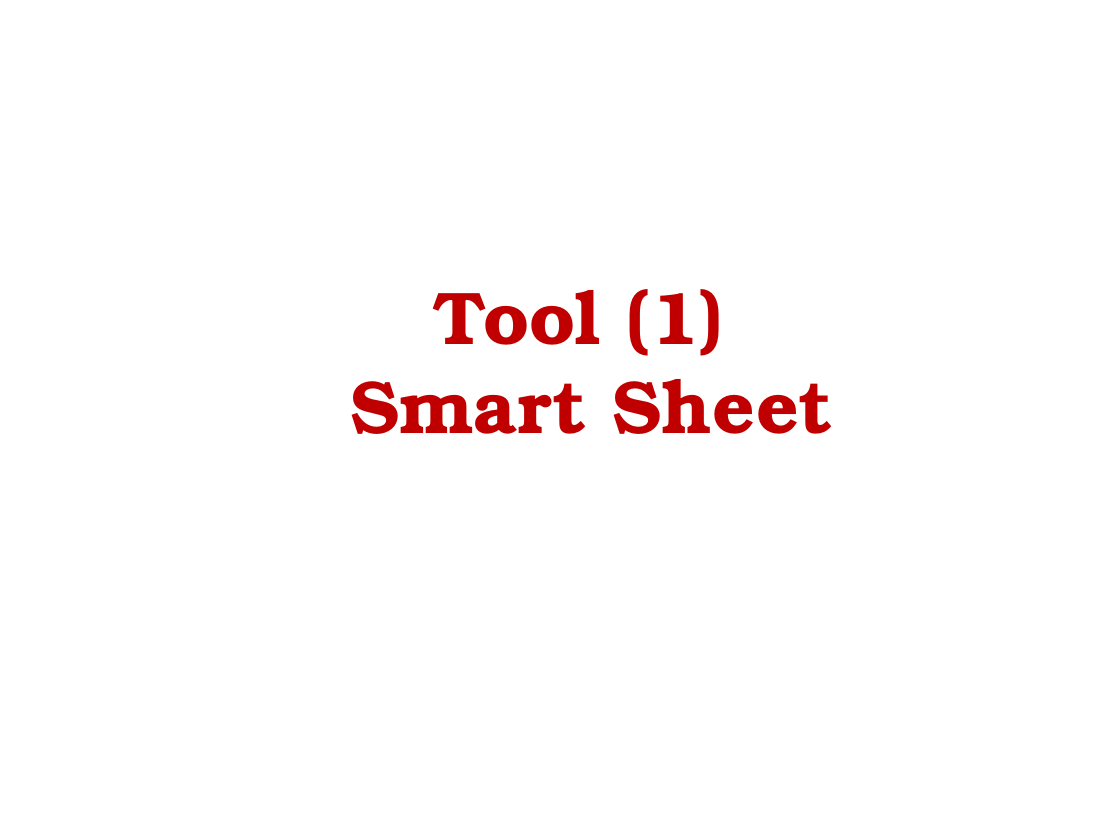
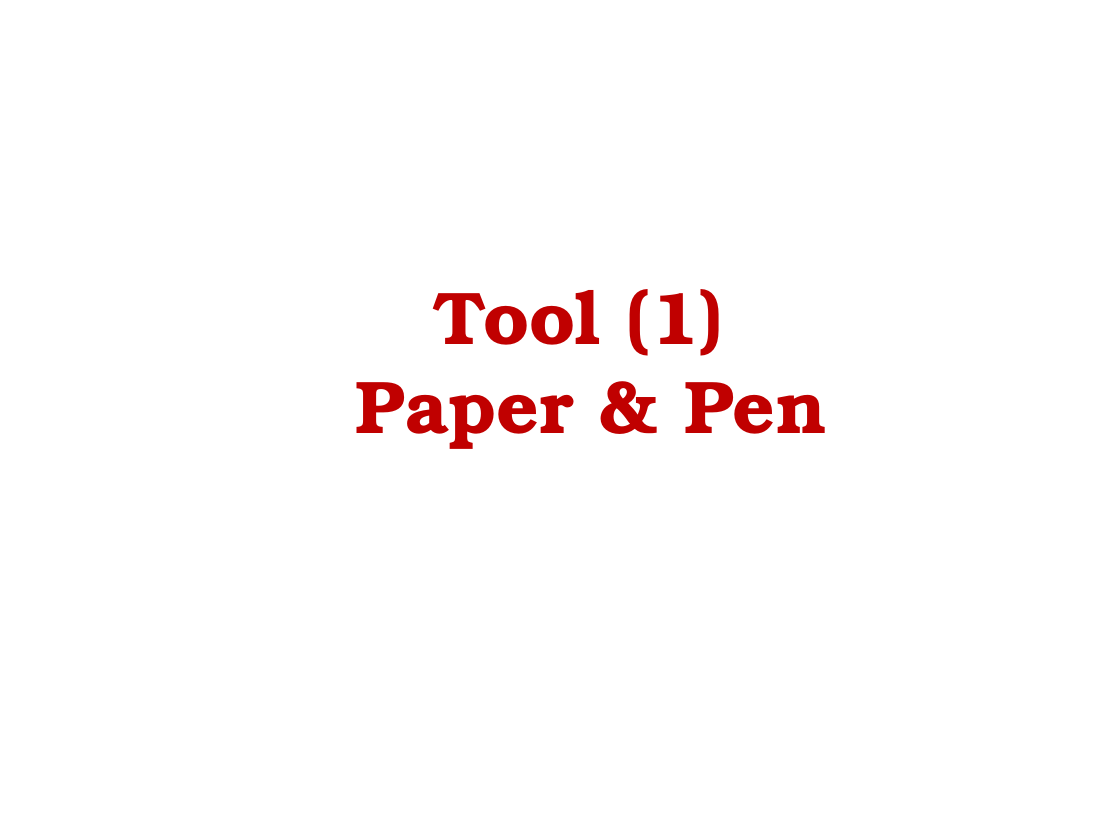
Before and after one commit to it4ever2008/TeamDiscovery, a slide deck: slide 3 of Presentation/Advance Project Guid.pptx. Drawn at 1120x840 pixels with LibreOffice and Linux fonts; fonts in the diff are those of the drawing. Boxes give left, top, right and bottom in pixels: in the first picture for what was removed or moved away, otherwise in the second. Text is boxed around its words. In the diff, an @@ line names an element or a change of style, - is before the commit and + after.

Commit message:
the final edit for the presentation

```diff
--- a/Presentation/Advance Project Guid.pptx
+++ b/Presentation/Advance Project Guid.pptx
@@ title at [356, 289, 827, 449]: text changed @@
-Tool (1)
-Smart Sheet
+Tool (1)
+Paper & Pen
```
Also in this commit, not shown: 4 other slides changed, 2 slides added, 2 slides removed, 2 other files.
